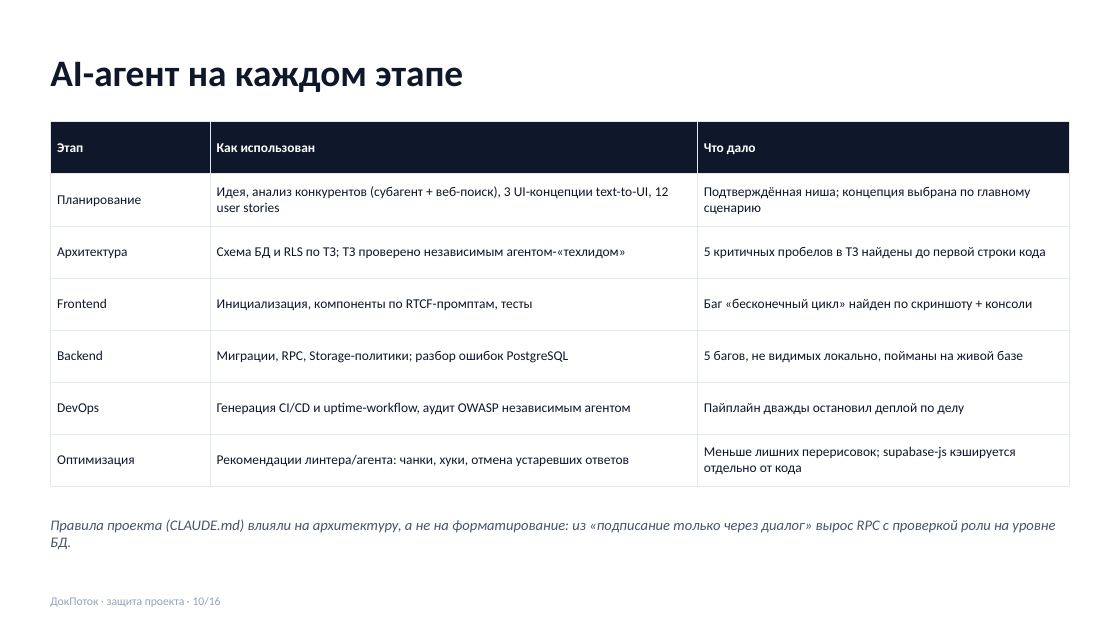
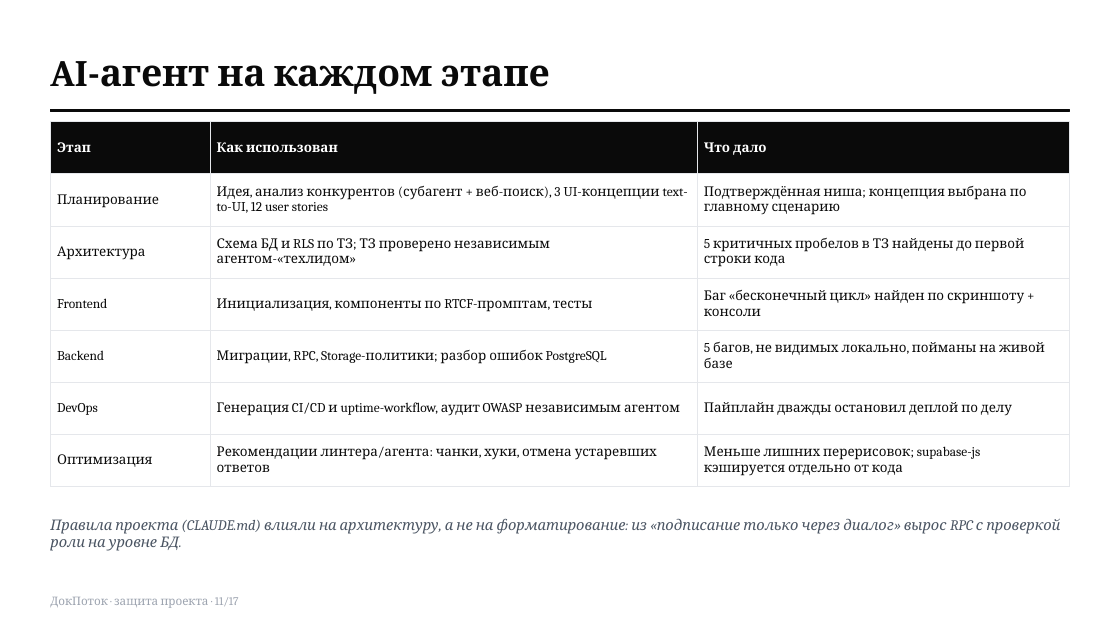
Before and after one commit to topchiiaa-eng/docflow, a slide deck: slide 11 of docs/presentation.pptx (slide 10 before the commit). Drawn at 1120x630 pixels with LibreOffice and Linux fonts; fonts in the diff are those of the drawing. Boxes give left, top, right and bottom in pixels: in the first picture for what was removed or moved away, otherwise in the second. Text is boxed around its words. In the diff, an @@ line names an element or a change of style, - is before the commit and + after.

```diff
--- a/docs/presentation.pptx
+++ b/docs/presentation.pptx
@@ text "AI-агент на каждом этапе" at bbox=[50, 61, 550, 94]: font Calibri to Cambria, text colour #0F172A to #0A0A0A @@
@@ rectangle added at bbox=[50, 109, 1070, 112], fill #0A0A0A, outline #0A0A0A 1 pt @@
@@ table at bbox=[50, 122, 1070, 480] @@
@@ fill #0F172A to #0A0A0A in row 1 @@
@@ font Calibri to Cambria, text colour #0F172A to #0A0A0A @@
@@ borders changed @@
@@ text "Правила проекта (CLAUDE.md) влияли на ..." at bbox=[50, 519, 1060, 551]: font Calibri to Cambria, text colour #475569 to #4B5563 @@
@@ text at bbox=[50, 597, 239, 608]: text changed; font Calibri to Cambria; text colour #94A3B8 to #9CA3AF @@
-ДокПоток · защита проекта · 10/16
+ДокПоток · защита проекта · 11/17
```
Also in this commit, not shown: 15 other slides changed, 1 slide added, 12 other files.
